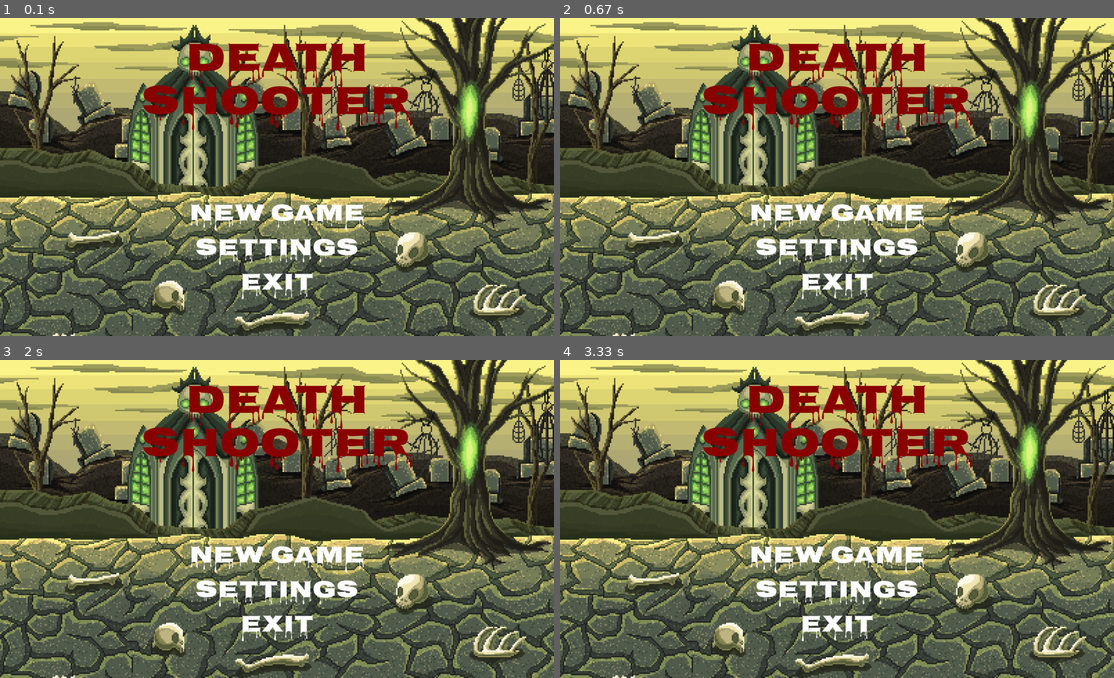
Above: before the commit, frames 1-4 (two rows, left to right).
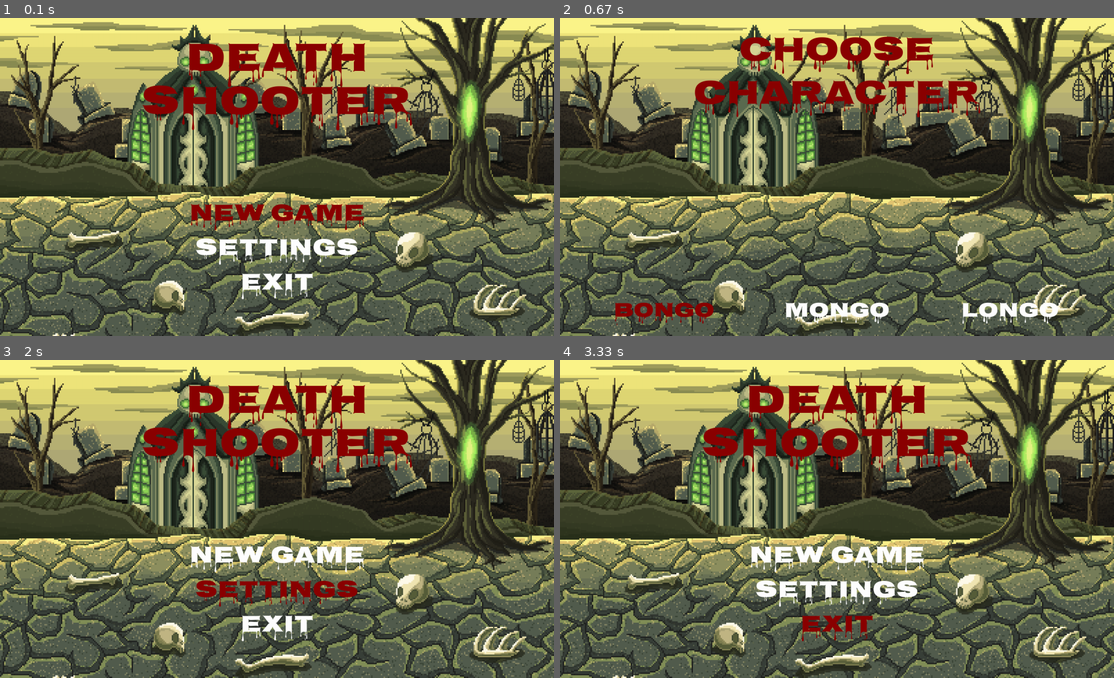
Above: after the commit, the same moments.

Repository: GabMartineli/Pygame
Game: pygame game, started from main.py
Same seed, same stepped clock (60 frames per second), same inputs: the game is played once before the commit and once after it.
Inputs:
- Up to frame 1 (0.1 s): no input
- Up to frame 2 (0.67 s): tap Enter at 0.33 s
- Up to frame 3 (2 s): tap Enter at 0.67 s; hold Down 1-1.47 s; hold Up 1.5-1.87 s; hold Down from 1.9 s (still down)
- Up to frame 4 (3.33 s): release Down at 2.27 s; tap Enter at 2.3 s; hold Up 2.63-2.93 s; hold Down 2.97-3.27 s; hold Up from 3.3 s (still down)

The runs differ from the first frame. In frame 1, 1.2% of the frame differs, in the area x 34-66%, y 58-67%; in frame 2, 10%, in the area x 9-90%, y 5-97%; in frame 3, 1.1%; in frame 4, 0.5%.

Commit message:
create menu_char and implemented events key for navigation in menu(s)

Diff:
--- a/codegame/const.py
+++ b/codegame/const.py
@@ -1,6 +1,11 @@
 #C
 COLOR_TITLE = (139, 0, 0)
 COLOR_MENU = (255, 255, 255)
+CHAR_OPTION = (
+    'BONGO',
+    'MONGO',
+    'LONGO'
+)
 
 #M
 MENU_OPTION = (
--- a/codegame/game.py
+++ b/codegame/game.py
@@ -1,8 +1,11 @@
 #!/usr/bin/python
 # -*- coding: utf-8 -*-
-from codegame.const import WIN_HEIGHT, WIN_WIDTH
+from codegame.const import MENU_OPTION, WIN_HEIGHT, WIN_WIDTH
+from codegame.level import Level
 from codegame.menu import Menu
 import pygame
+
+from codegame.menu_char import Menu_char
 
 class Game:
     def __init__(self):
@@ -13,5 +16,11 @@
 
         while True:
             menu = Menu(self.window)
-            menu.run()
-            pass
+            menu_return = menu.run()
+
+            if menu_return == MENU_OPTION[0]:
+                menu_char = Menu_char(self.window)
+                menu_return = menu_char.run_char_selection()
+            elif menu_return == MENU_OPTION[2]:
+                pygame.quit()
+                quit()
--- a/codegame/level.py
+++ b/codegame/level.py
@@ -2,10 +2,10 @@
 # -*- coding: utf-8 -*-
 
 class Level:
-    def __init__(self):
-        self.window = None
-        self.name = None
-        self.entity_list = None
+    def __init__(self, window, name):
+        self.window = window
+        self.name = name
+        self.entity_list: list[Entity] = []
 
     def run(self, ):
         pass
--- a/codegame/menu.py
+++ b/codegame/menu.py
@@ -1,7 +1,5 @@
 #!/usr/bin/python
 # -*- coding: utf-8 -*-
-
-from tkinter.font import Font
 import pygame
 
 from codegame.const import COLOR_MENU, COLOR_TITLE, MENU_OPTION, WIN_WIDTH
@@ -13,20 +11,29 @@
         self.rect = self.surf.get_rect(left=0,top=0)
 
     def run(self):
+
         pygame.mixer.music.load('./assets/bgmusic.mp3')
         pygame.mixer.music.play(loops=-1, start=1.5, fade_ms=0)
         pygame.mixer.music.set_volume(0.3)
 
+        menu_option = 0
+
         while True:
+
+            #Menu title and options
+
             self.window.blit(source=self.surf, dest=self.rect)
             self.menu_text(120, 'DEATH', COLOR_TITLE, ((WIN_WIDTH/2), 125))
             self.menu_text(120, 'SHOOTER', COLOR_TITLE, ((WIN_WIDTH/2), 250))
 
             for i in range(len(MENU_OPTION)):
-                self.menu_text(70, MENU_OPTION[i], COLOR_MENU, ((WIN_WIDTH/2), 570 + 100 * i))
+                if i == menu_option:
+                    self.menu_text(70, MENU_OPTION[i], COLOR_TITLE, ((WIN_WIDTH/2), 570 + 100 * i))
+                else:
+                    self.menu_text(70, MENU_OPTION[i], COLOR_MENU, ((WIN_WIDTH/2), 570 + 100 * i))
+            pygame.display.flip()
 
-
-            pygame.display.flip()
+            #check events
 
             for event in pygame.event.get():
                 if event.type == pygame.QUIT:
@@ -34,7 +41,20 @@
                     pygame.quit() # fechar janela
                     quit() # fechar jogo
 
-            pass
+                if event.type == pygame.KEYDOWN:
+                    if event.key == pygame.K_DOWN:
+                        if menu_option < len(MENU_OPTION) - 1:
+                            menu_option +=1
+                        else:
+                            menu_option = 0
+
+                    if event.key == pygame.K_UP:
+                        if menu_option > 0:
+                            menu_option -= 1
+                        else:
+                            menu_option = len(MENU_OPTION) - 1
+                    if event.key == pygame.K_RETURN:
+                        return MENU_OPTION[menu_option]
 
     def menu_text(self, text_size: int, text: str, text_color: tuple, text_center_pos: tuple):
         text_font = pygame.font.Font("assets/fonts/Nosifer-Regular.ttf", text_size)
--- /dev/null
+++ b/codegame/menu_char.py
@@ -0,0 +1,72 @@
+#!/usr/bin/python
+# -*- coding: utf-8 -*-
+
+from tkinter.font import Font
+import pygame
+from codegame.menu import Menu
+from codegame.const import CHAR_OPTION, COLOR_MENU, COLOR_TITLE, MENU_OPTION, WIN_HEIGHT, WIN_WIDTH
+
+class Menu_char(Menu):
+    def __init__(self, window):
+        super().__init__(window)
+        self.window = window
+        self.surf = pygame.image.load('./assets/Battleground4.png')
+        self.rect = self.surf.get_rect(left=0,top=0)
+
+    def run_char_selection(self):
+
+        pygame.mixer.music.load('./assets/bgmusic.mp3')
+        pygame.mixer.music.play(loops=-1, start=1.5, fade_ms=0)
+        pygame.mixer.music.set_volume(0.3)
+
+        char_option = 0
+
+        while True:
+
+            #Menu title and options
+
+            self.window.blit(source=self.surf, dest=self.rect)
+            self.menu_char_text(100, 'CHOOSE', COLOR_TITLE, ((WIN_WIDTH/2), 100))
+            self.menu_char_text(100, 'CHARACTER', COLOR_TITLE, ((WIN_WIDTH/2), 225))
+
+            option_width = 500  # largura "reservada" pra cada opção
+            total_width = len(CHAR_OPTION) * option_width
+            start_x = (1600 - total_width) / 2  # centraliza no meio da tela
+
+            for i in range(len(CHAR_OPTION)):
+                x = start_x + option_width * i + option_width // 2
+                y = 850  # altura fixa
+                if i == char_option:
+                    self.menu_text(60, CHAR_OPTION[i], COLOR_TITLE, (x, y))
+                else:
+                    self.menu_text(60, CHAR_OPTION[i], COLOR_MENU, (x, y))
+            pygame.display.flip()
+
+            #check events
+
+            for event in pygame.event.get():
+                if event.type == pygame.QUIT:
+                    print('Fechando janela')
+                    pygame.quit() # fechar janela
+                    quit() # fechar jogo
+
+                if event.type == pygame.KEYDOWN:
+                    if event.key == pygame.K_RIGHT:
+                        if char_option < len(CHAR_OPTION) - 1:
+                            char_option +=1
+                        else:
+                            char_option = 0
+
+                    if event.key == pygame.K_LEFT:
+                        if char_option > 0:
+                            char_option -= 1
+                        else:
+                            char_option = len(CHAR_OPTION) - 1
+                    if event.key == pygame.K_RETURN:
+                        return CHAR_OPTION[char_option]
+
+    def menu_char_text(self, text_size: int, text: str, text_color: tuple, text_center_pos: tuple):
+        text_font = pygame.font.Font("assets/fonts/Nosifer-Regular.ttf", text_size)
+        text_surf: pygame.Surface = text_font.render(text, True, text_color).convert_alpha()
+        text_rect: pygame.Rect = text_surf.get_rect(center=text_center_pos)
+        self.window.blit(source=text_surf, dest=text_rect)
